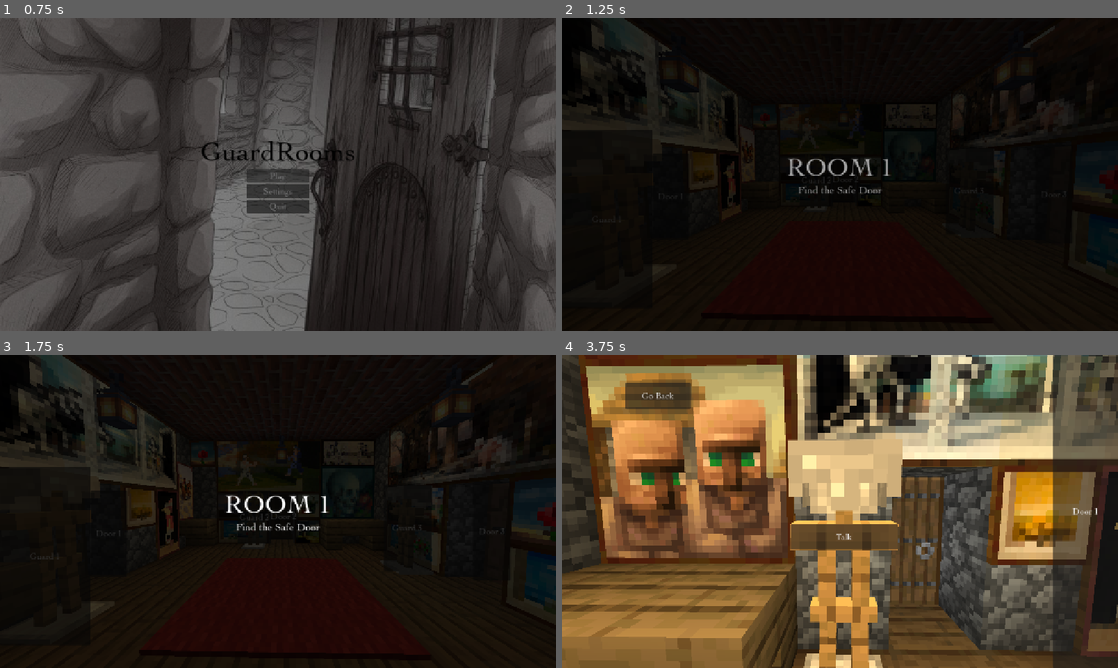
Above: before the commit, frames 1-4 (two rows, left to right).
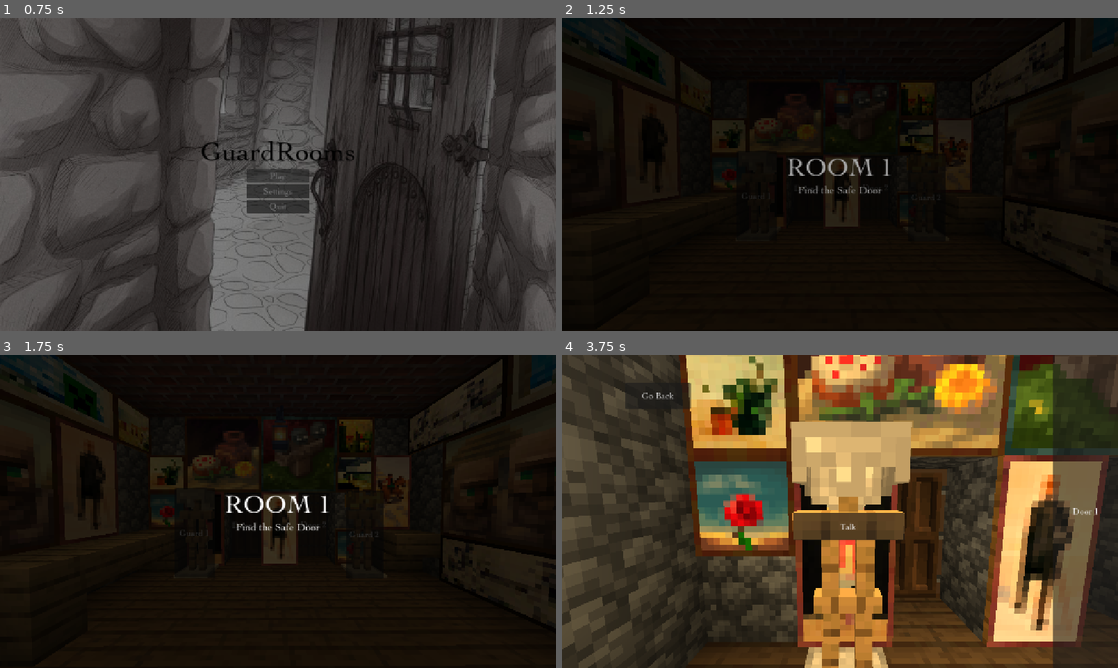
Above: after the commit, the same moments.

Repository: XilefEel/brackeys-2026
Game: Godot game, scene res://scenes/views/MainMenu.tscn
Two runs of this game, one before a commit and one after it. Both use one fixed random seed, a clock stepped at 60 frames per second and the inputs below. Sound files missing from this copy of the repository are replaced by a short silence.
Inputs (mouse positions are in pixels of both pictures, inside the frame that each line leads up to):
- Up to frame 1 (0.75 s): click "Play" at 0.5 s
- Up to frame 2 (1.25 s): no input
- Up to frame 3 (1.75 s): click "Door 1" at 1.25 s
- Up to frame 4 (3.75 s): click "Door 2" at 2 s; click (1051, 530) at 2.75 s, where only the run before the commit has a clickable "Door 3"; click "Guard 1" at 3.5 s

Frame 1 is identical in both runs. In frame 2, 4.6% of the frame differs, in the area x 0-100%, y 0-83%; in frame 3, 11%; in frame 4, 79%, in the area x 0-100%, y 0-100%.

Commit message:
added new test level 1

Diff:
--- a/resources/levels/level_1.tres
+++ b/resources/levels/level_1.tres
@@ -1,33 +1,26 @@
-[gd_resource type="Resource" script_class="LevelData" format=3 uid="uid://0tlnctue5clv"]
+[gd_resource type="Resource" script_class="LevelData" format=3 uid="uid://bhaveis3siwwl"]
 
 [ext_resource type="Script" uid="uid://t4f7rb56ocsr" path="res://resources/models/LevelData.gd" id="1_62fdt"]
 [ext_resource type="Script" uid="uid://b847wsowr1b63" path="res://resources/models/GuardData.gd" id="1_sfdh2"]
 
 [sub_resource type="Resource" id="Resource_cxqhe"]
 script = ExtResource("1_sfdh2")
-statement = "Step away from those archways, princess. Both the First and Second Doors are rigged with deadly spike traps. "
-summary = "Door 1 and Door 2 are traps"
+role = 1
+statement = "Halt, princess! Step through Door 1 and you shall pass unharmed. Touch Door 2, and you court a painful death."
+summary = "Door 2 leads to a trap."
 metadata/_custom_type_script = "uid://b847wsowr1b63"
 
 [sub_resource type="Resource" id="Resource_3n4gr"]
 script = ExtResource("1_sfdh2")
 identifier = "Horned Helm Guard"
-role = 2
-statement = "If you value your life, listen to me: the First Door will only lead you to a gruesome death."
-summary = "Door 1 is a trap"
-metadata/_custom_type_script = "uid://b847wsowr1b63"
-
-[sub_resource type="Resource" id="Resource_a3i2a"]
-script = ExtResource("1_sfdh2")
-identifier = "Red Armor Guard"
-role = 1
-statement = "Pay no attention to the others. The Third Door is a guaranteed death trap."
-summary = "Door 3 is a trap."
+statement = "Bah! Don't listen to that snake! Guard 1 lies through his teeth. Door 1 will see you butchered the moment you cross the threshold"
+summary = "Door 1 is a trap."
 metadata/_custom_type_script = "uid://b847wsowr1b63"
 
 [resource]
 script = ExtResource("1_62fdt")
-safe_door_id = 3
+door_count = 2
+safe_door_id = 2
 amulet_hint = "There are at least 1 liars in the room..."
-guards = Array[ExtResource("1_sfdh2")]([SubResource("Resource_cxqhe"), SubResource("Resource_3n4gr"), SubResource("Resource_a3i2a")])
+guards = Array[ExtResource("1_sfdh2")]([SubResource("Resource_cxqhe"), SubResource("Resource_3n4gr")])
 metadata/_custom_type_script = "uid://t4f7rb56ocsr"
--- a/resources/levels/level_2.tres
+++ b/resources/levels/level_2.tres
@@ -1,34 +1,33 @@
-[gd_resource type="Resource" script_class="LevelData" format=3 uid="uid://pfamldwn3xba"]
+[gd_resource type="Resource" script_class="LevelData" format=3 uid="uid://0tlnctue5clv"]
 
-[ext_resource type="Script" uid="uid://t4f7rb56ocsr" path="res://resources/models/LevelData.gd" id="1_k2fya"]
-[ext_resource type="Script" uid="uid://b847wsowr1b63" path="res://resources/models/GuardData.gd" id="1_or7n4"]
+[ext_resource type="Script" uid="uid://t4f7rb56ocsr" path="res://resources/models/LevelData.gd" id="1_62fdt"]
+[ext_resource type="Script" uid="uid://b847wsowr1b63" path="res://resources/models/GuardData.gd" id="1_sfdh2"]
 
-[sub_resource type="Resource" id="Resource_sqk0d"]
-script = ExtResource("1_or7n4")
-identifier = "Cape Guard"
-specialty = 1
-statement = "Don't waste your breath asking the Shield Guard for directions. Venom spews from his mouth every time he opens it."
-summary = "Shield Guard is a Liar."
+[sub_resource type="Resource" id="Resource_cxqhe"]
+script = ExtResource("1_sfdh2")
+statement = "Step away from those archways, princess. Both the First and Second Doors are rigged with deadly spike traps. "
+summary = "Door 1 and Door 2 are traps"
 metadata/_custom_type_script = "uid://b847wsowr1b63"
 
-[sub_resource type="Resource" id="Resource_727sg"]
-script = ExtResource("1_or7n4")
-role = 1
-statement = "I swear on my honor, entering through the First Door will end your journey."
-summary = "Door 1 is a trap."
+[sub_resource type="Resource" id="Resource_3n4gr"]
+script = ExtResource("1_sfdh2")
+identifier = "Horned Helm Guard"
+role = 2
+statement = "If you value your life, listen to me: the First Door will only lead you to a gruesome death."
+summary = "Door 1 is a trap"
 metadata/_custom_type_script = "uid://b847wsowr1b63"
 
-[sub_resource type="Resource" id="Resource_k5fwk"]
-script = ExtResource("1_or7n4")
-identifier = "Horned Helm Guard"
-role = 2
-statement = "Take my advice cautiously—the Second Door holds nothing behind it but a lethal hazard."
-summary = "Door 2 is a trap."
+[sub_resource type="Resource" id="Resource_a3i2a"]
+script = ExtResource("1_sfdh2")
+identifier = "Red Armor Guard"
+role = 1
+statement = "Pay no attention to the others. The Third Door is a guaranteed death trap."
+summary = "Door 3 is a trap."
 metadata/_custom_type_script = "uid://b847wsowr1b63"
 
 [resource]
-script = ExtResource("1_k2fya")
-level_number = 2
-amulet_hint = " The liar and the half-truther are neighbors..."
-guards = Array[ExtResource("1_or7n4")]([SubResource("Resource_sqk0d"), SubResource("Resource_727sg"), SubResource("Resource_k5fwk")])
+script = ExtResource("1_62fdt")
+safe_door_id = 3
+amulet_hint = "There are at least 1 liars in the room..."
+guards = Array[ExtResource("1_sfdh2")]([SubResource("Resource_cxqhe"), SubResource("Resource_3n4gr"), SubResource("Resource_a3i2a")])
 metadata/_custom_type_script = "uid://t4f7rb56ocsr"
--- a/resources/levels/level_3.tres
+++ b/resources/levels/level_3.tres
@@ -1,36 +1,34 @@
-[gd_resource type="Resource" script_class="LevelData" format=3 uid="uid://drpkjegru2k31"]
+[gd_resource type="Resource" script_class="LevelData" format=3 uid="uid://pfamldwn3xba"]
 
-[ext_resource type="Script" uid="uid://t4f7rb56ocsr" path="res://resources/models/LevelData.gd" id="1_f5gkw"]
-[ext_resource type="Script" uid="uid://b847wsowr1b63" path="res://resources/models/GuardData.gd" id="1_onuep"]
+[ext_resource type="Script" uid="uid://t4f7rb56ocsr" path="res://resources/models/LevelData.gd" id="1_k2fya"]
+[ext_resource type="Script" uid="uid://b847wsowr1b63" path="res://resources/models/GuardData.gd" id="1_or7n4"]
 
-[sub_resource type="Resource" id="Resource_hxhn1"]
-script = ExtResource("1_onuep")
-identifier = "Red Armor Guard"
-role = 1
+[sub_resource type="Resource" id="Resource_sqk0d"]
+script = ExtResource("1_or7n4")
+identifier = "Cape Guard"
 specialty = 1
-statement = "You can put your complete trust in the Cape Guard—he is an honest man who speaks only truth."
-summary = "Cape Guard is honest."
+statement = "Don't waste your breath asking the Shield Guard for directions. Venom spews from his mouth every time he opens it."
+summary = "Shield Guard is a Liar."
 metadata/_custom_type_script = "uid://b847wsowr1b63"
 
-[sub_resource type="Resource" id="Resource_adsg4"]
-script = ExtResource("1_onuep")
-identifier = "Cape Guard"
+[sub_resource type="Resource" id="Resource_727sg"]
+script = ExtResource("1_or7n4")
 role = 1
-statement = "Turn back! The Second Door is a death trap waiting to snap shut on you."
+statement = "I swear on my honor, entering through the First Door will end your journey."
+summary = "Door 1 is a trap."
+metadata/_custom_type_script = "uid://b847wsowr1b63"
+
+[sub_resource type="Resource" id="Resource_k5fwk"]
+script = ExtResource("1_or7n4")
+identifier = "Horned Helm Guard"
+role = 2
+statement = "Take my advice cautiously—the Second Door holds nothing behind it but a lethal hazard."
 summary = "Door 2 is a trap."
 metadata/_custom_type_script = "uid://b847wsowr1b63"
 
-[sub_resource type="Resource" id="Resource_xygox"]
-script = ExtResource("1_onuep")
-specialty = 1
-statement = "Do not be deceived by the Red Armor Guard. He speaks pure falsehoods about the Cape Guard's character."
-summary = "Red Armor Guard is lying."
-metadata/_custom_type_script = "uid://b847wsowr1b63"
-
 [resource]
-script = ExtResource("1_f5gkw")
-level_number = 3
-safe_door_id = 2
-amulet_hint = "There is only one truth teller in the room..."
-guards = Array[ExtResource("1_onuep")]([SubResource("Resource_hxhn1"), SubResource("Resource_adsg4"), SubResource("Resource_xygox")])
+script = ExtResource("1_k2fya")
+level_number = 2
+amulet_hint = " The liar and the half-truther are neighbors..."
+guards = Array[ExtResource("1_or7n4")]([SubResource("Resource_sqk0d"), SubResource("Resource_727sg"), SubResource("Resource_k5fwk")])
 metadata/_custom_type_script = "uid://t4f7rb56ocsr"
--- /dev/null
+++ b/resources/levels/level_4.tres
@@ -0,0 +1,36 @@
+[gd_resource type="Resource" script_class="LevelData" format=3 uid="uid://drpkjegru2k31"]
+
+[ext_resource type="Script" uid="uid://t4f7rb56ocsr" path="res://resources/models/LevelData.gd" id="1_f5gkw"]
+[ext_resource type="Script" uid="uid://b847wsowr1b63" path="res://resources/models/GuardData.gd" id="1_onuep"]
+
+[sub_resource type="Resource" id="Resource_hxhn1"]
+script = ExtResource("1_onuep")
+identifier = "Red Armor Guard"
+role = 1
+specialty = 1
+statement = "You can put your complete trust in the Cape Guard—he is an honest man who speaks only truth."
+summary = "Cape Guard is honest."
+metadata/_custom_type_script = "uid://b847wsowr1b63"
+
+[sub_resource type="Resource" id="Resource_adsg4"]
+script = ExtResource("1_onuep")
+identifier = "Cape Guard"
+role = 1
+statement = "Turn back! The Second Door is a death trap waiting to snap shut on you."
+summary = "Door 2 is a trap."
+metadata/_custom_type_script = "uid://b847wsowr1b63"
+
+[sub_resource type="Resource" id="Resource_xygox"]
+script = ExtResource("1_onuep")
+specialty = 1
+statement = "Do not be deceived by the Red Armor Guard. He speaks pure falsehoods about the Cape Guard's character."
+summary = "Red Armor Guard is lying."
+metadata/_custom_type_script = "uid://b847wsowr1b63"
+
+[resource]
+script = ExtResource("1_f5gkw")
+level_number = 3
+safe_door_id = 2
+amulet_hint = "There is only one truth teller in the room..."
+guards = Array[ExtResource("1_onuep")]([SubResource("Resource_hxhn1"), SubResource("Resource_adsg4"), SubResource("Resource_xygox")])
+metadata/_custom_type_script = "uid://t4f7rb56ocsr"
--- a/scenes/views/Game.tscn
+++ b/scenes/views/Game.tscn
@@ -2,9 +2,10 @@
 
 [ext_resource type="Script" uid="uid://bdv1oc2utolsx" path="res://scripts/views/game.gd" id="1_7ua8r"]
 [ext_resource type="Script" uid="uid://t4f7rb56ocsr" path="res://resources/models/LevelData.gd" id="2_r7sob"]
-[ext_resource type="Resource" uid="uid://0tlnctue5clv" path="res://resources/levels/level_1.tres" id="3_y5y3l"]
-[ext_resource type="Resource" uid="uid://pfamldwn3xba" path="res://resources/levels/level_2.tres" id="4_vjgi4"]
-[ext_resource type="Resource" uid="uid://drpkjegru2k31" path="res://resources/levels/level_3.tres" id="5_kyk2p"]
+[ext_resource type="Resource" uid="uid://bhaveis3siwwl" path="res://resources/levels/level_1.tres" id="3_y5y3l"]
+[ext_resource type="Resource" uid="uid://0tlnctue5clv" path="res://resources/levels/level_2.tres" id="4_6a15w"]
+[ext_resource type="Resource" uid="uid://pfamldwn3xba" path="res://resources/levels/level_3.tres" id="4_vjgi4"]
+[ext_resource type="Resource" uid="uid://drpkjegru2k31" path="res://resources/levels/level_4.tres" id="5_kyk2p"]
 [ext_resource type="PackedScene" uid="uid://benkjqsvap6o2" path="res://scenes/views/TwoDoorsView.tscn" id="6_r22hj"]
 [ext_resource type="PackedScene" uid="uid://b0b6kvib3wsge" path="res://scenes/views/ThreeDoorsView.tscn" id="7_oyq8o"]
 [ext_resource type="PackedScene" uid="uid://w5q73hqsidip" path="res://scenes/ui/DialogueUI.tscn" id="13_a85ww"]
@@ -20,7 +21,7 @@
 grow_horizontal = 2
 grow_vertical = 2
 script = ExtResource("1_7ua8r")
-levels = Array[ExtResource("2_r7sob")]([ExtResource("3_y5y3l"), ExtResource("4_vjgi4"), ExtResource("5_kyk2p")])
+levels = Array[ExtResource("2_r7sob")]([ExtResource("3_y5y3l"), ExtResource("4_6a15w"), ExtResource("4_vjgi4"), ExtResource("5_kyk2p")])
 
 [node name="TwoDoorsView" parent="." unique_id=58006885 instance=ExtResource("6_r22hj")]
 visible = false
